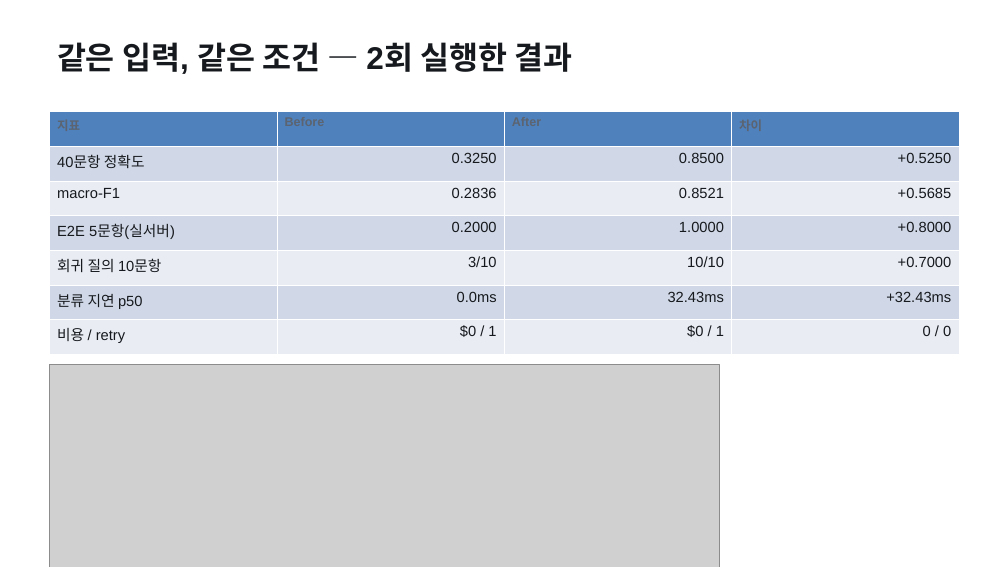
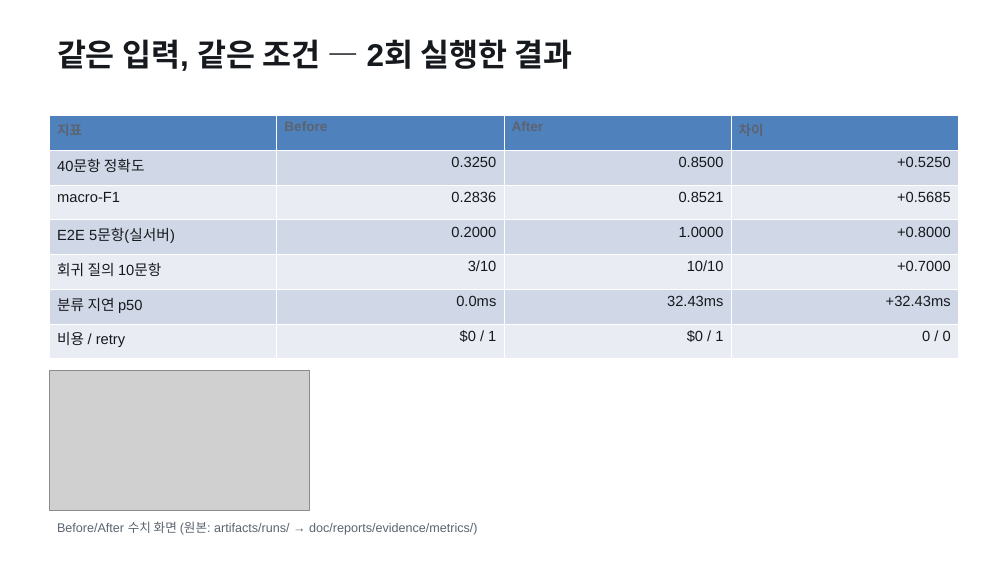
Before and after one commit to pigpgw/skala-ai-service-mini, a slide deck: slide 3 of doc/reports/presentation.pptx. Drawn at 1008x567 pixels with LibreOffice and Linux fonts; fonts in the diff are those of the drawing; grey boxes stand for pictures. Boxes give left, top, right and bottom in pixels: in the first picture for what was removed or moved away, otherwise in the second. Text is boxed around its words. In the diff, an @@ line names an element or a change of style, - is before the commit and + after.

Commit message:
refactor: 폴더·구조 정리 — eval 결과 분리, 제출 폴더精简, PPTX 레이아웃 경계 보장
1) eval/ 구분 명확화 (설계 P3 1번 실행)
   - eval/ 에는 코드·동결 라벨·개선 전 기준선만 남김
   - 측정 '결과'는 artifacts/eval/ 로 (커밋 대상 아님, 재생성 가능)
   - 각 실행 스크립트의 기본 --out 경로도 artifacts/eval/ 로 통일, 문서 참조 경로 일괄 갱신

2) 제출 폴더 정리 — 스케일 규칙에 맞춰 w15-ai-service-mini 로 통일(과목명 예외 기록 제거),
   필수 산출물만 남김(보고서 MD·PDF / 발표자료 PDF·PPTX / 스프레드시트 본문 / 캡처 5장).
   코드 사본·보조 문서(색인·리허설·회귀결과·아키텍처 HTML)는 저장소 쪽에만 유지

3) 발표자료 레이아웃 (사용자 지적: "공간을 벗어나고 있다")
   - doc/tools/build_pptx.py 를 레이아웃 엔진으로 교체 — 남은 공간을 계산하고 그 안에서만
     그림을 배치, 생성 직후 모든 도형의 경계 검사(초과 시 실패)
   - PPTX 슬라이드 3·5번이 슬라이드 밖으로 나가던 문제 해결(전 슬라이드 경계 내)
   - HTML 슬라이드 4번 이미지 높이 초과(740px) 수정 → 전 슬라이드 704px 이내
   - 캡처 이미지는 JPEG q65/1000px 로 축소(보고서 PDF 1.0MB·발표 PDF 0.95MB)

4) 보고서를 교수님 지정 4개 절로 재작성
   1. 진행 사항 소개(번호·성함 기재 / task 4개 / 기준선·라우팅 공백 발견 과정)
   2. 사용한 기술 요소(7개 요소 표 / 기능 캡처 / 최종 실행 캡처 / 아키텍처)
   3. 선택 사항(Before/After 수치 + 화면 캡처 + 한계)
   4. 느낀 점 / 이후에 반영하고 싶은 것 — 1인칭으로 실제 과정(기준선 먼저, 마지막에야
      발견한 라우팅 공백, 근거를 화면에 남기는 이유)을 포함

검증: pytest 65개 · 수치 일치 15/15 · E2E 5건 PASS · 회귀 10/10 · 슬라이드 경계 전부 OK

```diff
--- a/doc/reports/presentation.pptx
+++ b/doc/reports/presentation.pptx
@@ table at <box>50,116,960,359</box> @@
@@ size 12 to 13 pt in "지표", "Before", "After", "차이" @@
@@ table: place and size @@
-table at <box>50,112,960,355</box>
+table at <box>50,116,960,359</box>
@@ picture removed at <box>50,364,721,567</box> @@
@@ picture added at <box>50,371,309,511</box> @@
@@ text added at <box>57,521,477,535</box>, 12 pt, text #5B6470 @@
+Before/After 수치 화면 (원본: artifacts/runs/ → doc/reports/evidence/metrics/)
```
Also in this commit, not shown: 6 other slides changed, 42 other files.
